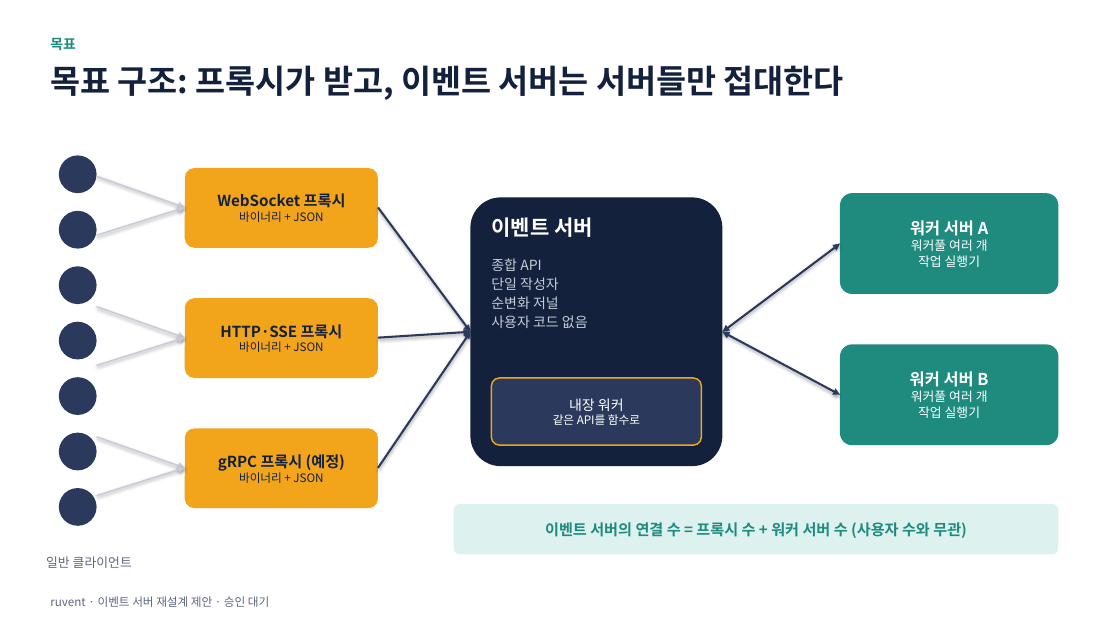
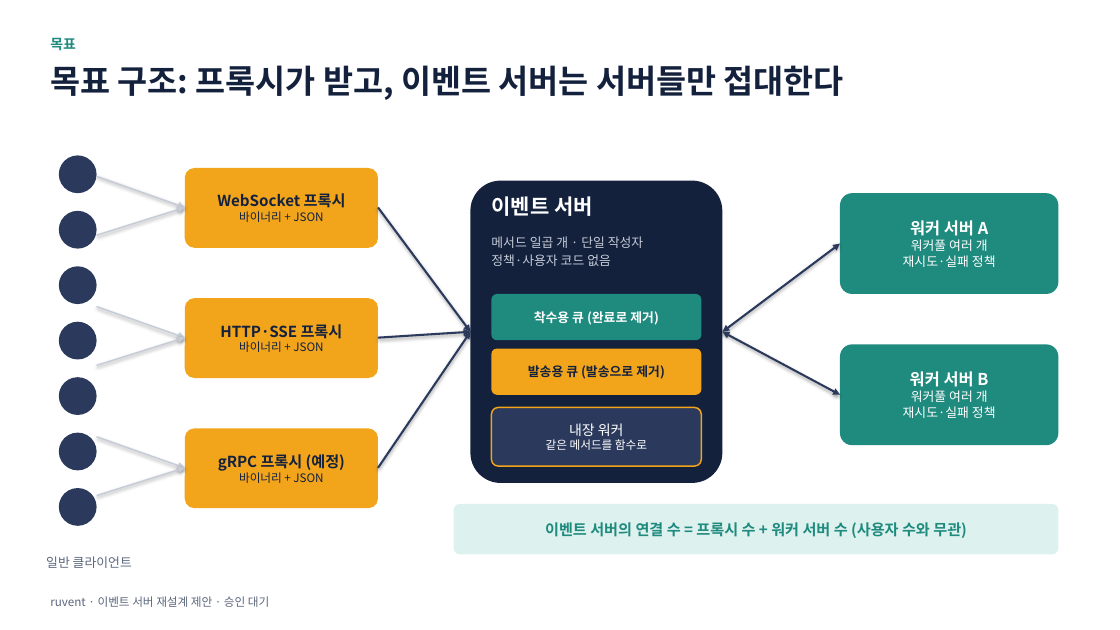
Before and after one commit to hikaMaeng/ruvent, a slide deck: slide 6 of docs/proposals/event-server-redesign.pptx. Drawn at 1120x630 pixels with LibreOffice and Linux fonts; fonts in the diff are those of the drawing. Boxes give left, top, right and bottom in pixels: in the first picture for what was removed or moved away, otherwise in the second. Text is boxed around its words. In the diff, an @@ line names an element or a change of style, - is before the commit and + after.

```diff
--- a/docs/proposals/event-server-redesign.pptx
+++ b/docs/proposals/event-server-redesign.pptx
@@ rounded rectangle: place and size @@
-rounded rectangle at [471,197,723,466]
+rounded rectangle at [471,181,723,483]
@@ text "이벤트 서버": place and size @@
-text "이벤트 서버" at [491,217,593,237]
+text "이벤트 서버" at [491,196,593,216]
@@ rounded rectangle "워커 서버 A": place and size @@
-rounded rectangle "워커 서버 A" at [840,344,1059,445]
+rounded rectangle "워커 서버 A" at [840,193,1059,294]
@@ text at [491,236,643,266]: text changed; size 12 to 11 pt @@
-종합 API
-단일 작성자
-순변화 저널
-사용자 코드 없음
+메서드 일곱 개 · 단일 작성자
+정책·사용자 코드 없음
@@ text in rounded rectangle at [903,255,996,267]: text changed @@
-작업 실행기
+재시도·실패 정책
@@ rounded rectangle added at [492,294,702,340], fill #1F8A7E, 11 pt, text #FFFFFF, bold @@
+착수용 큐 (완료로 제거)
@@ rounded rectangle added at [492,349,702,395], fill #F2A51A, 11 pt, text #14213D, bold @@
+발송용 큐 (발송으로 제거)
@@ rounded rectangle "워커 서버 B": place and size @@
-rounded rectangle "워커 서버 B" at [840,193,1059,294]
+rounded rectangle "워커 서버 B" at [840,344,1059,445]
@@ rounded rectangle "내장 워커": place and size @@
-rounded rectangle "내장 워커" at [492,378,702,445]
+rounded rectangle "내장 워커" at [492,408,702,466]
@@ text in rounded rectangle at [903,406,996,418]: text changed @@
-작업 실행기
+재시도·실패 정책
@@ text in rounded rectangle at [546,439,647,450]: text changed @@
-같은 API를 함수로
+같은 메서드를 함수로
```
Also in this commit, not shown: 16 other slides changed, 6 slides added, 6 slides removed, 3 other files.
